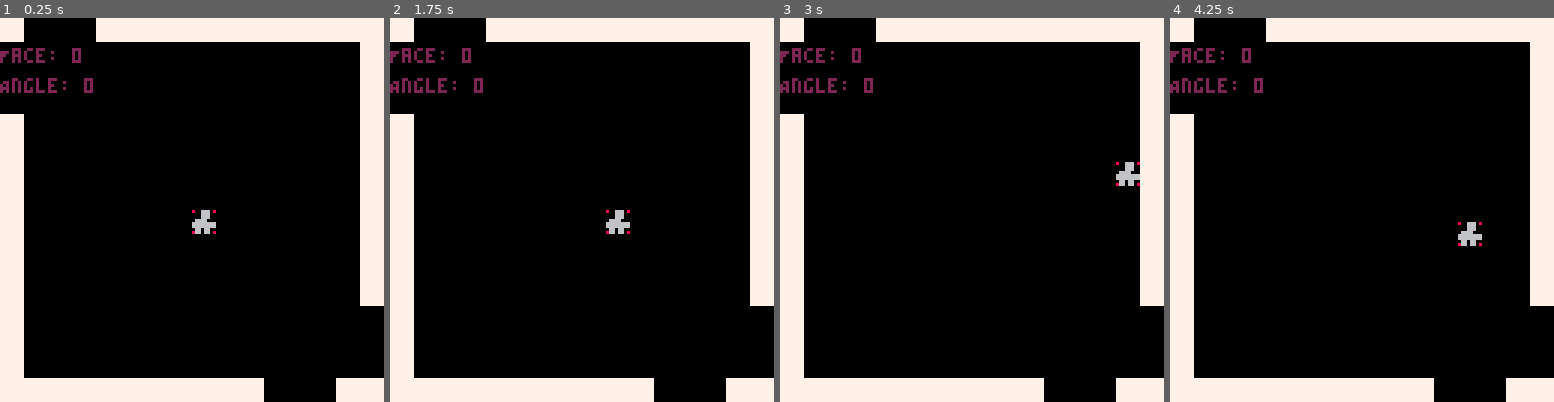
Above: before the commit, frames 1-4 (left to right).
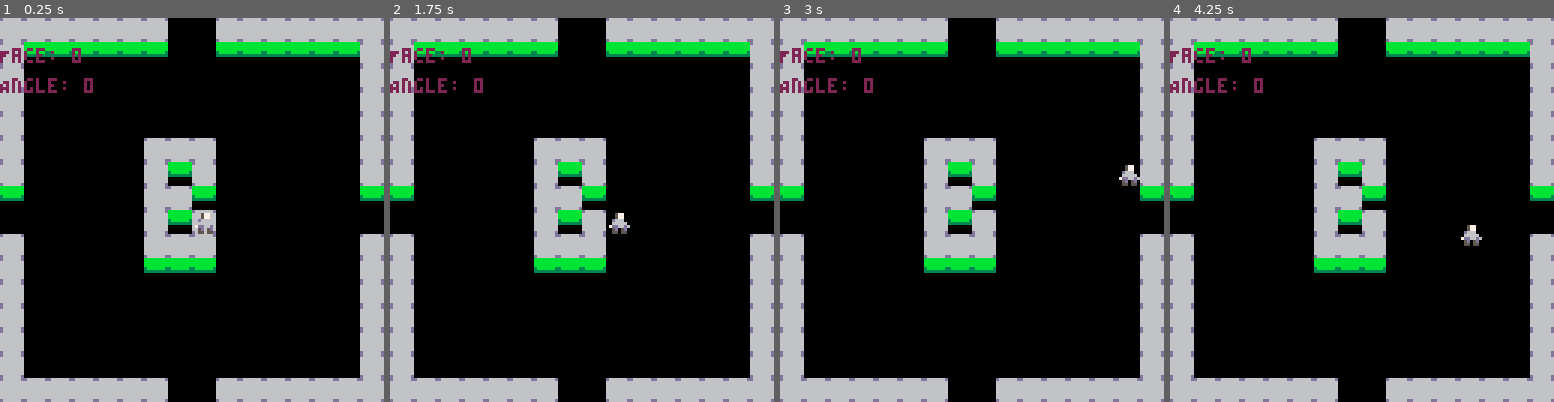
Above: after the commit, the same moments.

Repository: EmilBert/gmtkjam2025
Game: PICO-8 cartridge game.p8
The game is run twice, just before and just after one commit, with the same random seed, the same clock (stepped at 60 frames per second) and the same inputs.
Inputs:
- Up to frame 1 (0.25 s): no input
- Up to frame 2 (1.75 s): hold Right from 1.6 s (still down)
- Up to frame 3 (3 s): release Right at 2.1 s; hold Up 2.15-2.42 s; hold Right from 2.47 s (still down)
- Up to frame 4 (4.25 s): release Right at 3.03 s; hold Left 3.08-3.58 s; hold Down 3.63-3.97 s; hold Right from 4.02 s (still down)

The runs differ from the first frame. In frame 1, 32% of the frame differs, in the area x 0-100%, y 0-100%; in frame 2, 32%; in frame 3, 32%; in frame 4, 32%.

Commit message:
Refactor map rotation logic and enhance tile rendering for flag 0

Diff:
--- a/game.p8
+++ b/game.p8
@@ -19,23 +19,31 @@
 
 
 
+…(8 lines of a section not shown)…
 __gff__
 0000000000000000000000000000000000010000000000000000000000000000000000000000000000000000000000000000000000000000000000000000000000000000000000000000000000000000000000000000000000000000000000000000000000000000000000000000000000000000000000000000000000000000
 0000000000000000000000000000000000000000000000000000000000000000000000000000000000000000000000000000000000000000000000000000000000000000000000000000000000000000000000000000000000000000000000000000000000000000000000000000000000000000000000000000000000000000
 __map__
-1100000011111111111111111111111111110000001111111111111111111111111111111111111111111100000011111111111111111111111111000000111111111111111111111111111111111111111111111111111111111111111111110000000000000000000000000000000000000000000000000000000000000000
-0000000000000000000000000000001111000000000000000000000000000011110000000000000000000000000000111100000000000000000000000000001111000000000000000000000000000000110000000000000000000000000000110000000000000000000000000000000000000000000000000000000000000000
-0000000000000000000000000000001111000000000000000000000000000000110000000000000000000000000000111100000000000000000000000000001111000000000000000000000000000000110000000000000000000000000000110000000000000000000000000000000000000000000000000000000000000000
-0000000000000000000000000000001111000000000000000000000000000000110000000000000000000000000000111100001111000000000000000000001111000011110000000011110000000000110000000000000000000000000000110000000000000000000000000000000000000000000000000000000000000000
-1100000000000000000000000000001111000000000000000000000000000000110000001111000000000000000000111100001111000000000000000000001111000011110000000011110000000011110000000000000000000000000000110000000000000000000000000000000000000000000000000000000000000000
-1100000000000000000000000000001111000000000000000000000000000011110000001111000000000000000000111100001111000000000000000000001111000000000000000000000000000011110000000000000000000000000000110000000000000000000000000000000000000000000000000000000000000000
+1111111111111100001111111111111111111111000011111111111111111111111111111111111111111111111111111111111111111100001111111111111111111111111111111111111111111111111111111111111111110000111111110000000000000000000000000000000000000000000000000000000000000000
 1100000000000000000000000000001111000000000000000000000000000011110000000000000000000000000000111100000000000000000000000000001111000000000000000000000000000011110000000000000000000000000000110000000000000000000000000000000000000000000000000000000000000000
-1100000000000000000000000000001111000000000011110000000000000011110000000000000000000000000000111100000000000000000000000000001111000000000000000000000000000011110000000000000000000000000000110000000000000000000000000000000000000000000000000000000000000000
-1100000000000000000000000000001111000000000011110000000000000011110000000000000000000000000000111100000000001111000000000000001111000000000000000000000000000011110000000000000000000000000000110000000000000000000000000000000000000000000000000000000000000000
-1100000000000000000000000000001111000000000000000000000000000011110000000000000000000000000000111100000000111111000000000000001111000000000000000000000000000011110000000000000000000000000000110000000000000000000000000000000000000000000000000000000000000000
 1100000000000000000000000000001111000000000000000000000000000011110000000000000000000000000000111100000000000000000000000000001111000000000000000000000000000011110000000000000000000000000000110000000000000000000000000000000000000000000000000000000000000000
-1100000000000000000000000000001111000000000000000000000000000011110000000000000000001111000000111100000000000000000000000000001111000000000000000000000000000011110000000000000000000000000000110000000000000000000000000000000000000000000000000000000000000000
-1100000000000000000000000000000011000000000000000000000000000011000000000000000000001111000000111100000000000000000011110000001111000011110000000000111100000011110000000000000000000000000000110000000000000000000000000000000000000000000000000000000000000000
-1100000000000000000000000000000011000000000000000000000000000011000000000000000000000000000000111100000000000000000011110000001111000011110000000000111100000011110000000000000000000000000000110000000000000000000000000000000000000000000000000000000000000000
-1100000000000000000000000000000011000000000000000000000000000011000000000000000000000000000000111100000000000000000000000000001111000000000000000000000000000011110000000000000000000000000000110000000000000000000000000000000000000000000000000000000000000000
-1111111111111111111111000000111111000000111111111111111111111111111111111111111111111111111111111111111111111111111111111111111111111111111111111111111111111111111100000011111111111111111111110000000000000000000000000000000000000000000000000000000000000000
+1100000000000000000000000000001111000000000000000000000000000011110000000000000000000000000000111100000000000000000000000000001111000000000000000000000000000011110000000000000000000000000000110000000000000000000000000000000000000000000000000000000000000000
+1100000000000000000000000000001111000000000000000000000000000011110000000000000000000000000000111100000000000000000000000000001111000000000000000000000000000011110000000000000000000000000000110000000000000000000000000000000000000000000000000000000000000000
+1100000000001111110000000000001111000000000000000000000000000011110000000000111111000000000000111100000000000000000000000000001111000000000000000000000000000011110000000000000000000000000000110000000000000000000000000000000000000000000000000000000000000000
+1100000000001100110000000000001111000000000000111111110000000011110000000000110011000000000000111100000000001111000000000000001111000000000000110000000000000011110000000000001111110000000000110000000000000000000000000000000000000000000000000000000000000000
+0000000000001111000000000000000011000000000000110000000000000011000000000000111100000000000000111100000000001100110000000000001111000000000000110000000000000000110000000000000011000000000000110000000000000000000000000000000000000000000000000000000000000000
+0000000000001100110000000000000011000000000000111111000000000011000000000000110011000000000000111100000000001111000000000000001111000000000000110000000000000000110000000000000011000000000000110000000000000000000000000000000000000000000000000000000000000000
+1100000000001111110000000000001111000000000000110000000000000011110000000000110011000000000000111100000000001100110000110000001111000000000000110000000000000011110000000000000011000000000000110000000000000000000000000000000000000000000000000000000000000000
+1100000000000000000000000000001111000000000000110000000000000011110000000000000000000000000000111100000000001111000011000000001111000000000000111111000000000011110000000000000000000000000000110000000000000000000000000000000000000000000000000000000000000000
+1100000000000000000000000000001111000000000000000000000000000011110000000000000000000000000000111100000000000000000000110000001111000000000000000000000000000011110000000000000000000000000000110000000000000000000000000000000000000000000000000000000000000000
+1100000000000000000000000000001111000000000000000000000000000011110000000000000000000000000000111100000000000000000000000000001111000000000000000000000000000011110000000000000000000000000000110000000000000000000000000000000000000000000000000000000000000000
+1100000000000000000000000000001111000000000000000000000000000011110000000000000000000000000000111100000000000000000000000000001111000000000000000000000000000011110000000000000000000000000000110000000000000000000000000000000000000000000000000000000000000000
+1100000000000000000000000000001111000000000000000000000000000011110000000000000000000000000000111100000000000000000000000000001111000000000000000000000000000011110000000000000000000000000000110000000000000000000000000000000000000000000000000000000000000000
+1111111111111100001111111111111111111111111111000011111111111111111111111111111111111111111111111111111111111111111100001111111111111111111111111111111111111111111111110000111111111111111111110000000000000000000000000000000000000000000000000000000000000000
--- a/main.lua
+++ b/main.lua
@@ -96,8 +96,9 @@
             for k = 0, MAP_SIZE_IN_TILES - 1 do
                 -- Rotate all map segments based on the previous and current face.
 
-                local new_tile = (angle == -90 and mget(i * MAP_SIZE_IN_TILES + 15 - k, j)) or
-                    (angle == 180 and mget(i * MAP_SIZE_IN_TILES + 15 - k, 15 - j)) or
+                local new_tile =
+                    (angle == -90 and mget(i * MAP_SIZE_IN_TILES + 15 - k, j)) or
+                    (angle == 180 and mget(i * MAP_SIZE_IN_TILES + 15 - j, 15 - k)) or
                     (angle == 90 and mget(i * MAP_SIZE_IN_TILES + k, 15 - j)) or {}
 
                 map_segment[(i * MAP_SIZE_IN_TILES * MAP_SIZE_IN_TILES) + (j * MAP_SIZE_IN_TILES) + k] = new_tile
@@ -116,6 +117,7 @@
 
 function _draw()
     cls()
+    draw_flag0_underlays()
     map(player.face * MAP_SIZE_IN_TILES, 0, 0, 0, MAP_SIZE_IN_TILES, MAP_SIZE_IN_TILES)
 
     spr(player.sprite, player.x - (player.face*MAP_SIZE), player.y)
@@ -124,6 +126,24 @@
     print("Angle: "..GLOBAL_ROTATION, 0, 20, 2)
 end
 
+-- Draw tile 33 beneath all tiles with flag 0 set on the current face
+function draw_flag0_underlays()
+    local map_x = player.face * MAP_SIZE_IN_TILES
+    for y=0,MAP_SIZE_IN_TILES-1 do
+        for x=0,MAP_SIZE_IN_TILES-1 do
+            local tile = mget(map_x + x, y)
+            if fget(tile, 0) then
+                -- draw tile 33 beneath, offset 8px down
+                mapdrawtile(33, x*8, y*8 + 8)
+            end
+        end
+    end
+end
+
+-- Helper to draw a single tile at screen position
+function mapdrawtile(tile, sx, sy)
+    spr(tile, sx, sy)
+end
 -- Map assets
 
 -- Enum for directions to avoid magic numbers.
@@ -152,11 +172,12 @@
     [faces.TOP] = {
         [faces.RIGHT] = 180,
         [faces.LEFT] = 180,
+
     },
     [faces.LEFT] = {
         [faces.TOP] = 180,
-        [faces.BACK] = -90,
-        [faces.FRONT] = 90,
+        [faces.FRONT] = -90,
+        [faces.BACK] = 90,
     },
     [faces.RIGHT] = {
         [faces.TOP] = 180,
Not shown, changed: 24 lines of the sprite sheet (__gfx__) section of game.p8
